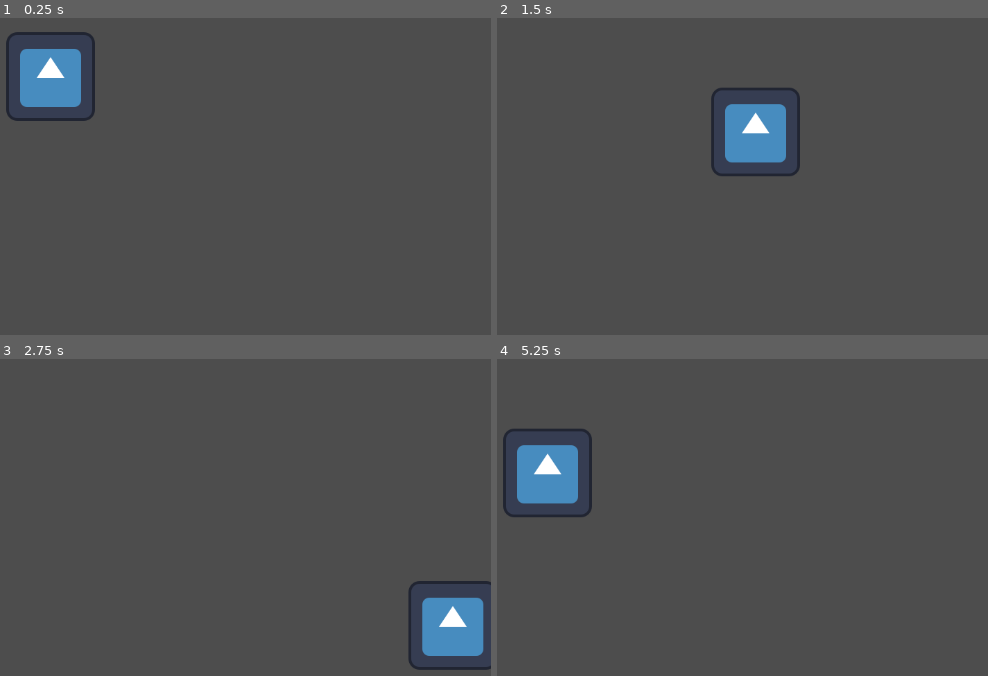
Above: before the commit, frames 1-4 (two rows, left to right).
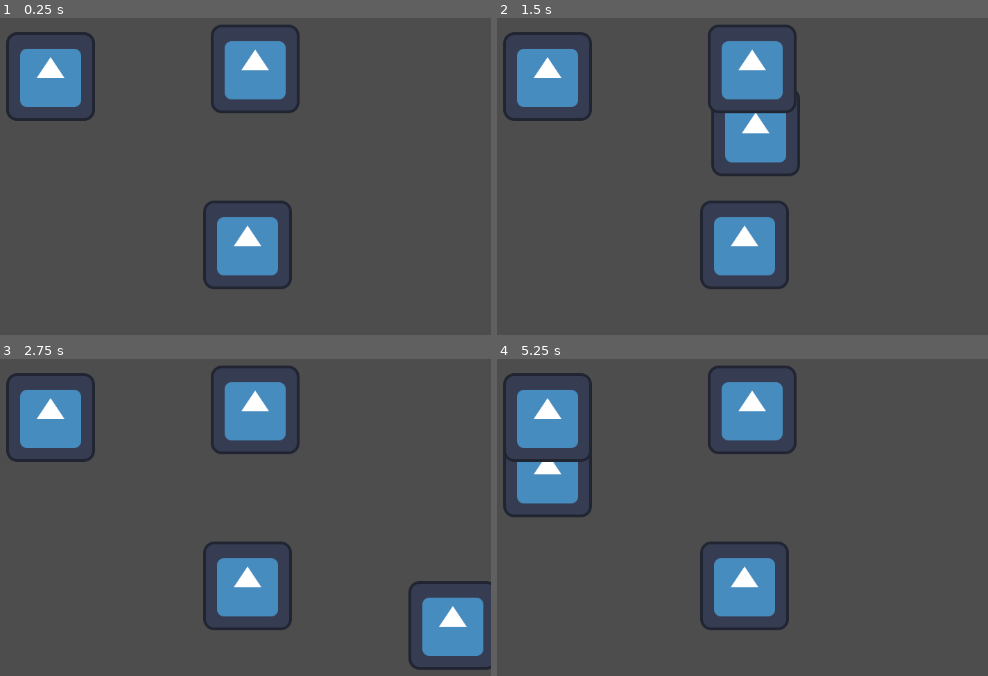
Above: after the commit, the same moments.

Repository: TheBorker/Game-Stuffs
Game: Godot game, scene res://Game1.tscn
Two runs of this game, one before a commit and one after it. Both use one fixed random seed, a clock stepped at 60 frames per second and the inputs below. The engine's default icon, where the game draws it, is replaced by a stand-in: a white triangle on a blue panel in a dark square.
Inputs (mouse positions are in pixels of both pictures, inside the frame that each line leads up to):
- Up to frame 1 (0.25 s): no input
- Up to frame 2 (1.5 s): tap Enter at 0.5 s; move the mouse to (762, 97) at 0.52 s; hold Right (right) 0.53-1.28 s; tap Shift at 0.6, 1.35 s; click (762, 97) at 0.67 s; move the mouse to (outside the picture) at 1.27 s; hold S (down) from 1.28 s (still down)
- Up to frame 3 (2.75 s): move the mouse to (171, 362) at 2.02 s; release S (down) at 2.03 s; hold Right (right) from 2.03 s (still down); tap Shift at 2.1 s
- Up to frame 4 (5.25 s): move the mouse to (546, 549) at 2.77 s; release Right (right) at 2.78 s; hold Up (up) 2.78-3.53 s; tap Shift every 0.75 s from 2.85 to 5.1 s; click (546, 549) at 2.92 s; move the mouse to (825, 527) at 3.52 s; hold A (left) 3.53-5.03 s; move the mouse to (outside the picture) at 4.27 s; move the mouse to (629, 460) at 5.02 s; hold S (down) from 5.03 s (still down); click (629, 460) at 5.17 s

The runs differ from the first frame. In frame 1, 5.9% of the frame differs, in the area x 41-62%, y 2-86%; in frame 2, 9.0%; in frame 3, 8.8%; in frame 4, 9.1%, in the area x 1-62%, y 2-86%.

Commit message:
live update test

Diff:
--- a/Game1.tscn
+++ b/Game1.tscn
@@ -20,3 +20,15 @@
 [node name="TileMap" type="TileMap" parent="."]
 tile_set = SubResource("TileSet_r442m")
 format = 2
+
+[node name="Icon" type="Sprite2D" parent="."]
+position = Vector2(517, 262)
+texture = ExtResource("2_dcdjx")
+
+[node name="Icon" type="Sprite2D" parent="Icon"]
+position = Vector2(284, 243)
+texture = ExtResource("2_dcdjx")
+
+[node name="Icon" type="Sprite2D" parent="Icon/Icon"]
+position = Vector2(11, -254)
+texture = ExtResource("2_dcdjx")
